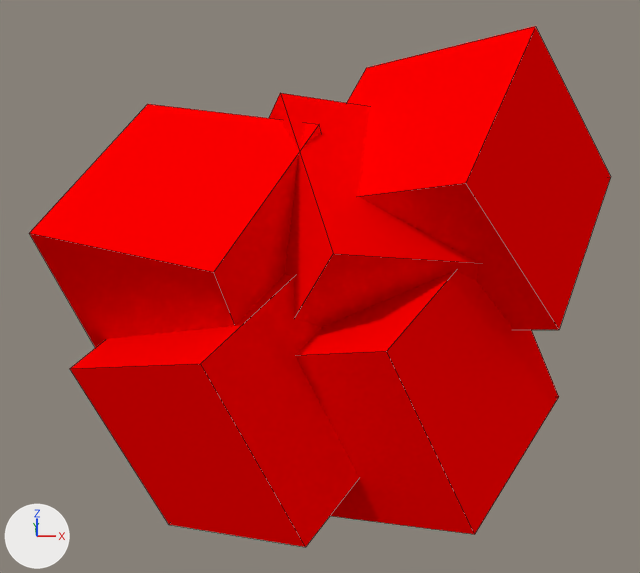
Before and after pictures for a commit that changed the Blender file source/main.blend.
Camera for both pictures: a 50 mm lens placed at (-0.89, -17.01, 7.42), pointed at (-0.15, 1.53, -0.47). The lights are fixed; the arrows at lower left show +X, +Y and +Z. Mesh edges are drawn as thin lines.
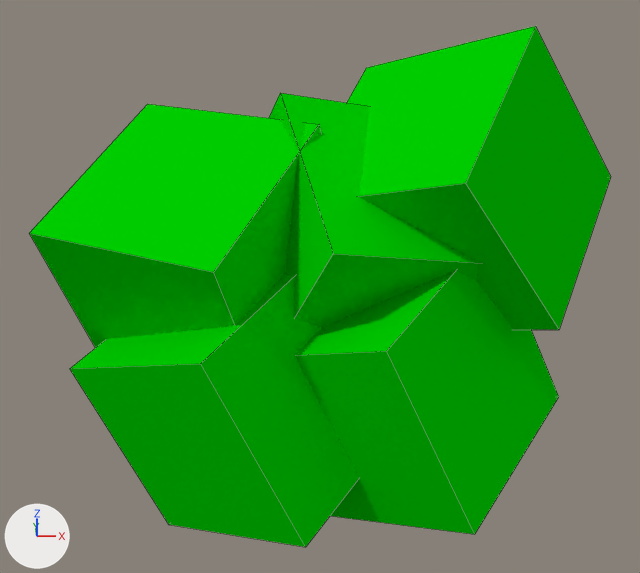
Pixel boxes [x1, y1, x2, y2] of what changed, in the pictures (640 x 573 px):
'Cube.002', recoloured (red to green): [347, 26, 611, 330] in both
'Cube.001', recoloured (red to green): [29, 104, 321, 348] in both
'Cube.005', recoloured (red to green): [70, 274, 359, 547] in both
'Cube.003', recoloured (red to green): [295, 271, 559, 534] in both
'Cube.004', recoloured (red to green): [269, 93, 478, 327] in both

What the commit changed:
Material 'green' (mat_green) is new.
Its base color is (0.0, 0.619, 0.0) (green #00ce00).
me_cube_005 has 8 vertices, 6 faces and spans x -1.0..1.0, y -1.0..1.0, z -1.0..1.0.
me_cube_005 no longer uses material mat_red (red #ff0000).
me_cube_005 now uses material mat_green (green #00ce00).
me_cube_004 has 8 vertices, 6 faces and spans x -1.0..1.0, y -1.0..1.0, z -1.0..1.0.
me_cube_004 no longer uses material mat_red (red #ff0000).
me_cube_004 now uses material mat_green (green #00ce00).
me_cube_003 has 8 vertices, 6 faces and spans x -1.0..1.0, y -1.0..1.0, z -1.0..1.0.
me_cube_003 no longer uses material mat_red (red #ff0000).
me_cube_003 now uses material mat_green (green #00ce00).
me_cube_002 has 8 vertices, 6 faces and spans x -1.0..1.0, y -1.0..1.0, z -1.0..1.0.
me_cube_002 no longer uses material mat_red (red #ff0000).
me_cube_002 now uses material mat_green (green #00ce00).
me_cube_001 has 8 vertices, 6 faces and spans x -1.0..1.0, y -1.0..1.0, z -1.0..1.0.
me_cube_001 no longer uses material mat_red (red #ff0000).
me_cube_001 now uses material mat_green (green #00ce00).
